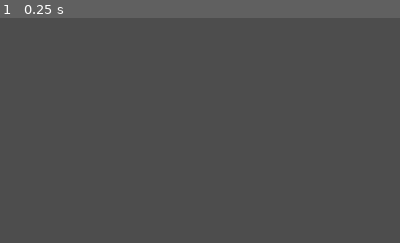
Above: before the commit, frame 1.
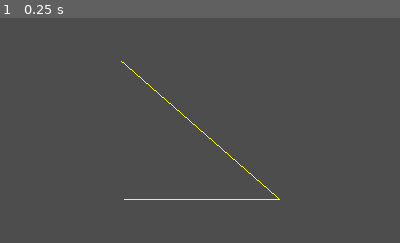
Above: after the commit, the same moment.

Repository: NFSW0/godot-portal-2d
Game: Godot game, scene res://portal_example.tscn
Two runs of this game, one before a commit and one after it. Both use one fixed random seed, a clock stepped at 60 frames per second and the inputs below. The engine's default icon, where the game draws it, is replaced by a stand-in: a white triangle on a blue panel in a dark square.
Inputs:
- Up to frame 1 (0.25 s): no input
The pictures show only the part of the screen within x 26-76%, y 23-73%; the shares and areas given below are measured in that part.

The runs differ from the first frame. In frame 1, 0.3% of the frame differs, in the area x 30-70%, y 19-81%.

Commit message:
添加Debug
难点记录：传送产生复制体，复制体与传送出口重叠，容易触发二次传送产生复制体的复制体，发生无限克隆的问题
解决，设置传送管理器，识别并忽略重复的传送任务

Diff:
--- a/portal/portal.gd
+++ b/portal/portal.gd
@@ -75,23 +75,24 @@
 
 ## 调试绘制传送门的位置和法线
 func _draw() -> void:
+	if is_instance_valid(targe_portal):
+		draw_line(Vector2(), targe_portal.global_position - position, Color(1,1,0))
+
 	for task in teleporting_task:
 		var node = task.get("node")
 		var duplicate_node = task.get("duplicate_node")
 		if not is_instance_valid(node) or not is_instance_valid(duplicate_node) or not is_instance_valid(targe_portal):
 			continue
 
-		# 绘制当前传送门的位置
-		draw_circle(global_position, 5, Color(1, 0, 0))  # 红色表示起点
+		draw_circle(Vector2(), 5, Color(1, 0, 0))
 		var normal = (node.global_position - global_position).normalized()
-		draw_line(global_position, global_position + normal * 50, Color(1, 0, 0), 2)  # 红色箭头表示法线
-		# 绘制目标传送门的位置
+		draw_line(Vector2(), Vector2() + normal * 50, Color(1, 0, 0))
+
 		if is_instance_valid(targe_portal):
-			draw_circle(targe_portal.global_position, 5, Color(0, 1, 0))  # 绿色表示目标
-			# 绘制法线箭头
+			var start_point = targe_portal.global_position - position
+			draw_circle(start_point, 5, Color(0, 1, 0))
 			var normal2 = (duplicate_node.global_position - targe_portal.global_position).normalized()
-			draw_line(targe_portal.global_position, targe_portal.global_position + normal2 * 50, Color(0, 1, 0), 2)  # 绿色箭头表示法线
-
+			draw_line(start_point, start_point + normal2 * 50, Color(0, 1, 0))
 
 
 ## 传送处理
--- a/portal_example.tscn
+++ b/portal_example.tscn
@@ -28,9 +28,12 @@
 shape = SubResource("CircleShape2D_j8maj")
 
 [node name="Portal" parent="." node_paths=PackedStringArray("targe_portal") instance=ExtResource("5_xncj1")]
-position = Vector2(50, 24)
+position = Vector2(199, 89)
 targe_portal = NodePath("../Portal2")
 
 [node name="Portal2" parent="." node_paths=PackedStringArray("targe_portal") instance=ExtResource("5_xncj1")]
-position = Vector2(77, 89)
-targe_portal = NodePath("../Portal")
+position = Vector2(294, 172)
+targe_portal = NodePath("../Portal3")
+
+[node name="Portal3" parent="." instance=ExtResource("5_xncj1")]
+position = Vector2(200, 172)
